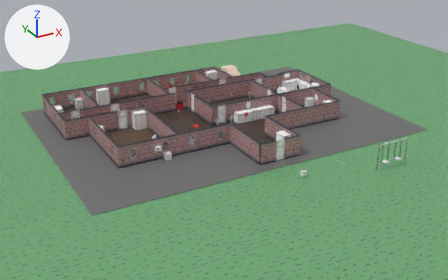
An edit to the Blender file blender/roomMVP.blend, drawn before and after from the same camera.
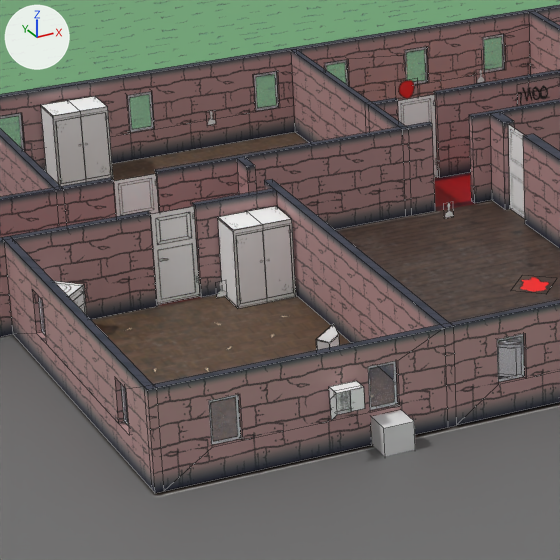
The first picture shows the older version from a 50 mm camera at (-27.5, -51.5, 23.5) aimed at (-0.7, -2.8, -0.9). The close-ups show both versions on the part from 20% to 45% of the width and 24% to 65% of the height of that picture; other places that the commit changed are outside them. Every picture has the same lights, and +X, +Y and +Z are marked at upper left. The close-ups show mesh edges as thin lines.

The older version as bpy lines, for what is in view:
```python
me_d_doornohandle_003 = bpy.data.meshes.new('D_DoorNoHandle.003')
me_d_doornohandle_003.from_pydata(...)  # 4 vertices, 1 face; spans x -0.92..-0.01, y 0.0, z 0.01..1.94
me_d_doornohandle_003.materials.append(mat_doormat)  # picture img_doortextures_png
me_s_closet_008 = bpy.data.meshes.new('S_Closet.008')
me_s_closet_008.from_pydata(...)  # 18 vertices, 12 faces; spans x -0.62..0.62, y -0.42..0.42, z 0.0..1.67
me_s_closet_008.materials.append(mat_closetmat)  # picture img_closettexture_png
me_s_walls = bpy.data.meshes.new('S_Walls')
me_s_walls.from_pydata(...)  # 360 vertices, 323 faces; spans x -14.7..13.6, y -10.8..10.9, z 0.0..2.0
me_s_walls.materials.append(mat_wallmat)
# before: 58 (-6.8, -5.3, 2.0), 59 (-6.8, -5.3, 0.0), 62 (-6.7, -5.3, 2.0), 63 (-6.7, -5.3, 0.0), 304 (-6.7, 3.1, 2.0)
# before: 305 (-6.8, 3.1, 2.0), 306 (-6.8, 3.1, 0.0), 307 (-6.7, 3.1, 0.0)
ob_d_doornohandle_002 = bpy.data.objects.new('D_DoorNoHandle.002', me_d_doornohandle_003)
ob_d_doornohandle_002.location = (-8.56, 4.64, 0.0)
ob_d_doornohandle_002.rotation_euler = (0.0, 0.0, -157.1)  # degrees (0, 0, 359)
ob_s_closet_002 = bpy.data.objects.new('S_Closet.002', me_s_closet_008)
ob_s_closet_002.location = (-7.5, 1.98, 0.0)
ob_s_walls = bpy.data.objects.new('S_Walls', me_s_walls)
ob_s_walls.location = (0.0, 0.0, 0.0)
_m = ob_s_walls.modifiers.new('Boolean', 'BOOLEAN')
_m.object = ob_h_windowholes
_m.solver = 'FLOAT'
# also in view: 'DL_ClosetDoor.002' at (-7.8, 1.6, 0.8); 'DL_ClosetDoor.001' at (-8.7, 9.8, 0.8); 'S_Sofa' at (-5.3, -4.0, 0.6); 'D_DoorNoHandle' at (-1.0, 3.5, 1.0); 'S_Grass' at (0.4, -11.8, -0.1)
```
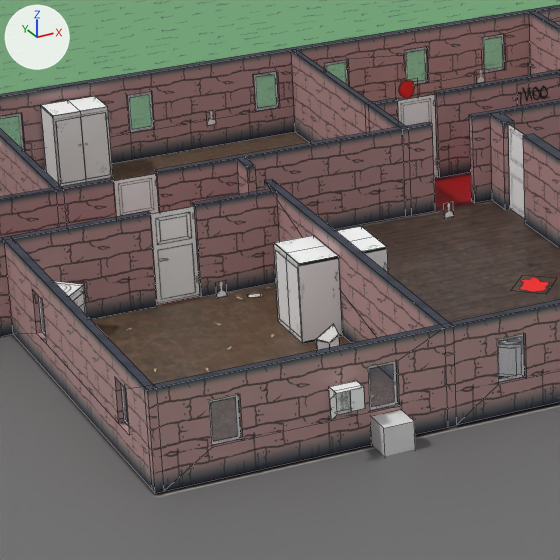
Where the change shows, as pixel boxes [x1, y1, x2, y2] in the close-ups (560 x 560 px):
'S_Closet.002', moved, turned
    before: [218, 206, 296, 308]
    after: [274, 235, 343, 344]
'DL_ClosetDoor.002', moved, turned
    before: [236, 231, 267, 304]
    after: [275, 250, 290, 328]
'DR_ClosetDoor.002', moved, turned
    before: [263, 225, 294, 298]
    after: [286, 259, 302, 338]
'S_Closet.006', added
    after: [337, 226, 388, 273]
part 1 of me_s_walls, built on
    both: [264, 181, 440, 379]

What the commit changed:
me_s_walls is used by ob_s_walls; location (0.0, 0.0, 0.0).
Verts and faces of me_s_walls; kept vertices keep their numbers, new ones are numbered from 360.
me_s_walls had 360 vertices, 323 faces and spanned x -14.7..13.6, y -10.8..10.9, z 0.0..2.0.
me_s_walls now has 375 vertices, 325 faces and spans x -14.7..13.6, y -10.8..10.9, z 0.0..2.0.
Part 1, on me_s_walls:
Faces deleted: (62, 63, 307, 304), (58, 305, 306, 59).
New vertex 360 is at (-6.8, -0.3, 1.2).
New vertex 361 is at (-6.8, -0.2, 1.0).
New vertex 362 is at (-6.8, -0.3, 0.9).
New vertex 363 is at (-6.8, -0.5, 1.0).
New vertex 364 is at (-6.8, -0.5, 1.1).
New vertex 365 is at (-6.8, -0.5, 1.2).
New vertex 366 is at (-6.8, -0.3, 1.2).
New vertex 367 is at (-6.7, -0.5, 1.2).
New vertex 368 is at (-6.7, -0.5, 1.1).
New vertex 369 is at (-6.7, -0.6, 1.0).
New vertex 370 is at (-6.7, -0.5, 0.9).
New vertex 371 is at (-6.7, -0.4, 0.9).
New vertex 372 is at (-6.7, -0.2, 1.0).
New vertex 373 is at (-6.7, -0.2, 1.2).
New vertex 374 is at (-6.7, -0.3, 1.2).
New faces: (62, 63, 369, 368, 367, 374, 373, 304), (59, 363, 362, 361, 305, 306), (58, 305, 361, 360, 366, 365, 364, 363, 59), (63, 307, 304, 373, 372, 371, 370, 369).
Mesh me_s_closet_003 is new.
It has 27 vertices, 13 faces and spans x -0.62..0.62, y -0.42..0.42, z 0.0..1.67.
It uses material mat_closetmat (picture img_closettexture_png).
Object 'S_Closet.002' (ob_s_closet_002) moves from (-7.5, 1.98, 0.0) to (-7.26, -0.08, 0.0).
Object 'S_Closet.002' (ob_s_closet_002) turns from (0, 0, 0) to (0, 0, -90) degrees about x, y and z.
Object 'S_Closet.006' (ob_s_closet_006) is new; it shows me_s_closet_003.
Its location is (-6.25, -0.08, 0.0).
Its rotation in degrees is (0, 0, 90).
